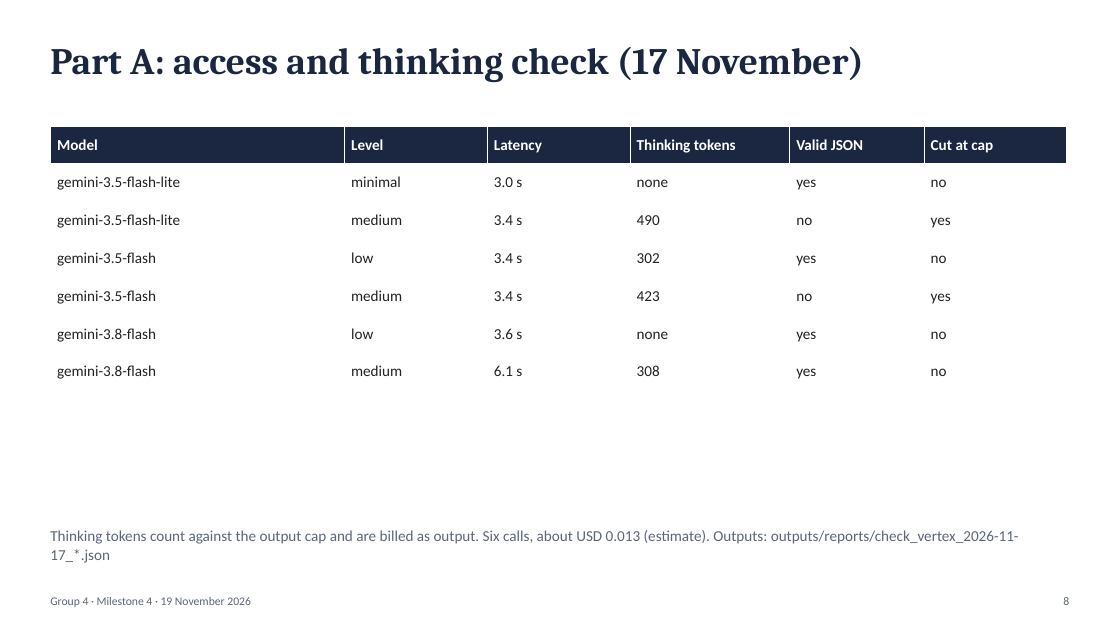
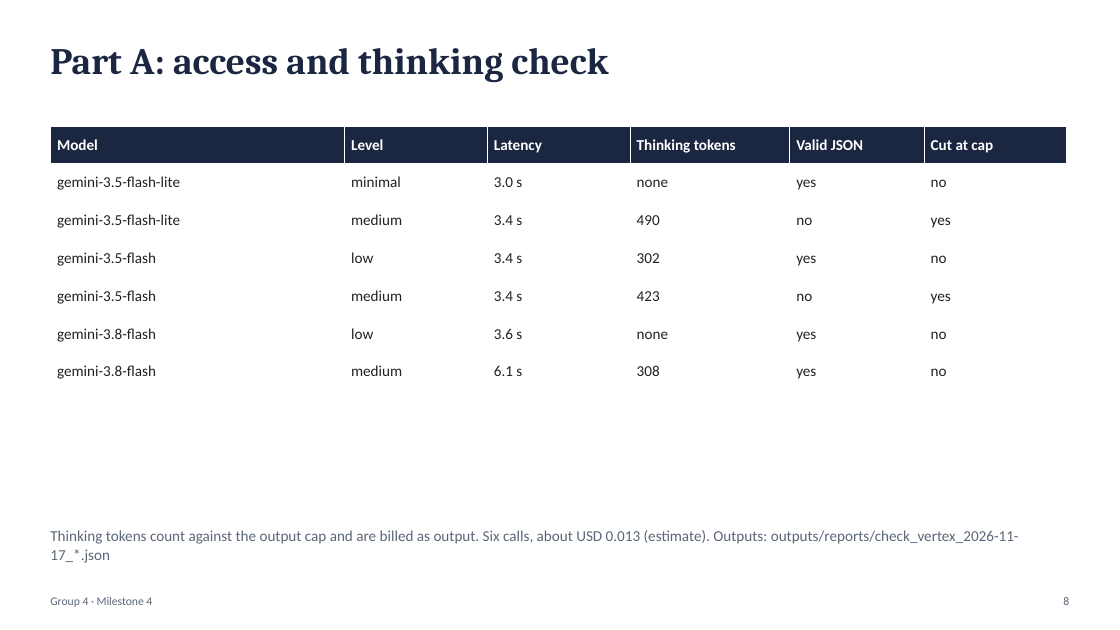
Before and after one commit to sathyaIITM/Group-4-DS-and-AI-Lab-Project, a slide deck: slide 8 of docs/milestones/Milestone4_TA_Presentation.pptx. Drawn at 1120x630 pixels with LibreOffice and Linux fonts; fonts in the diff are those of the drawing. Boxes give left, top, right and bottom in pixels: in the first picture for what was removed or moved away, otherwise in the second. Text is boxed around its words. In the diff, an @@ line names an element or a change of style, - is before the commit and + after.

```diff
--- a/docs/milestones/Milestone4_TA_Presentation.pptx
+++ b/docs/milestones/Milestone4_TA_Presentation.pptx
@@ text at (50, 48, 608, 82): text changed @@
-Part A: access and thinking check (17 November)
+Part A: access and thinking check
@@ text at (50, 597, 152, 607): text changed @@
-Group 4 · Milestone 4 · 19 November 2026
+Group 4 · Milestone 4
```
Also in this commit, not shown: 22 other slides changed, 1 other file.
